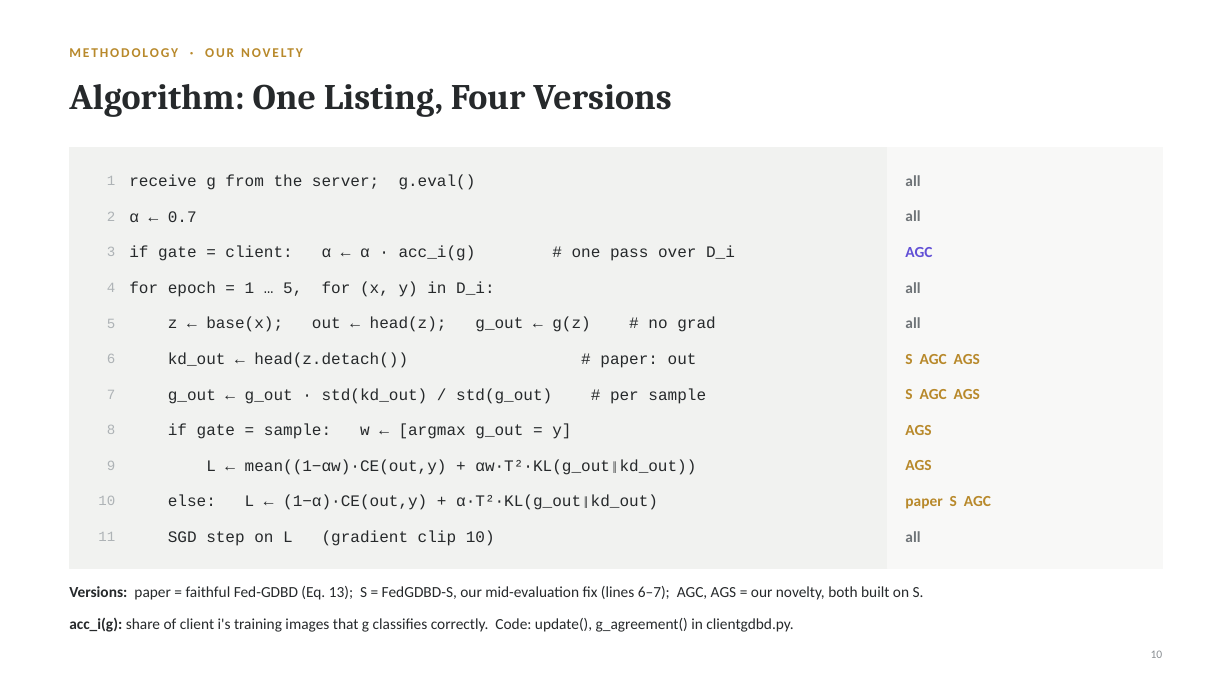
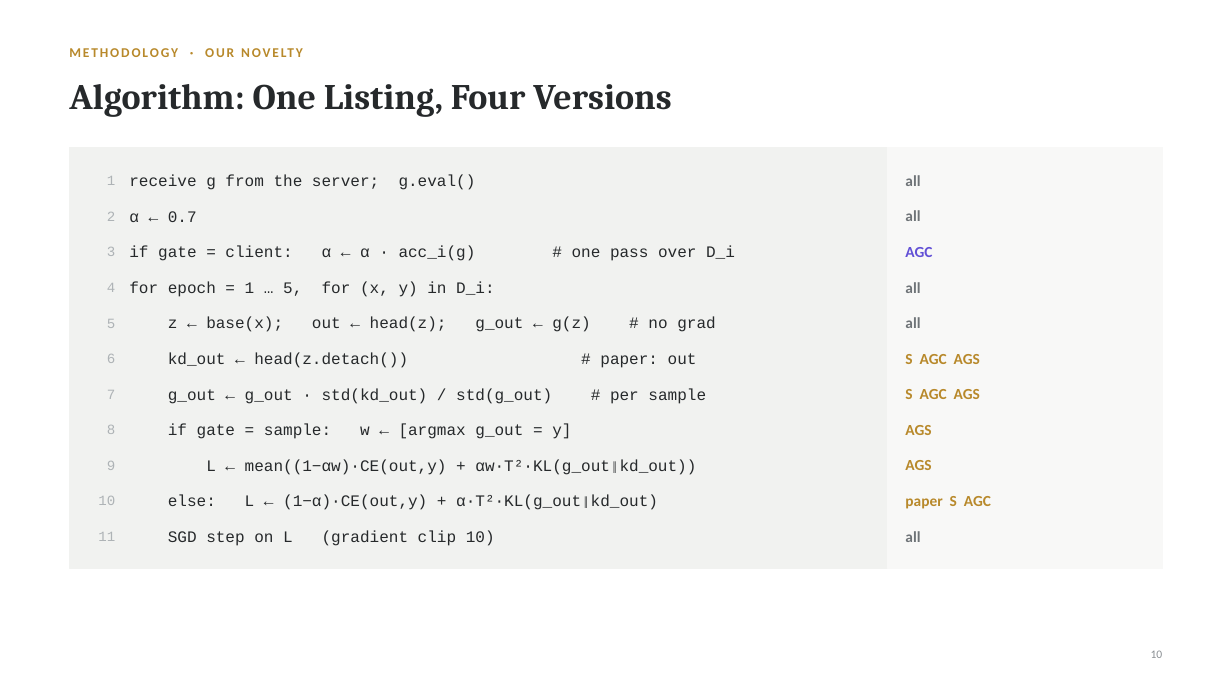
Before and after one commit to md25052007/Fed-GDBD-for-HtFL, a slide deck: slide 10 of presentation/Fed-GDBD_Final_Evaluation.pptx. Drawn at 1232x693 pixels with LibreOffice and Linux fonts; fonts in the diff are those of the drawing. Boxes give left, top, right and bottom in pixels: in the first picture for what was removed or moved away, otherwise in the second. Text is boxed around its words. In the diff, an @@ line names an element or a change of style, - is before the commit and + after.

```diff
--- a/presentation/Fed-GDBD_Final_Evaluation.pptx
+++ b/presentation/Fed-GDBD_Final_Evaluation.pptx
@@ text removed at <box>69,586,924,600</box> @@
-Versions: paper = faithful Fed-GDBD (Eq. 13); S = FedGDBD-S, our mid-evaluation fix (lines 6–7); AGC, AGS = our novelty, both built on S.
@@ text removed at <box>69,618,793,632</box> @@
-acc_i(g): share of client i's training images that g classifies correctly. Code: update(), g_agreement() in clientgdbd.py.
```
Also in this commit, not shown: 12 other slides changed, 9 other files.
